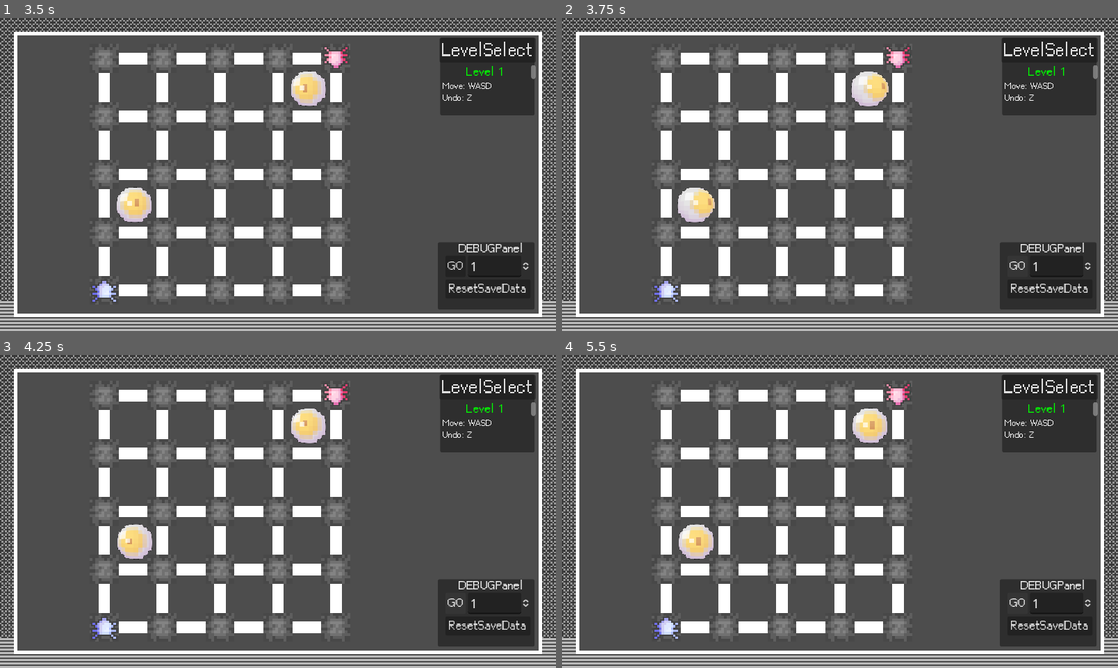
Above: before the commit, frames 1-4 (two rows, left to right).
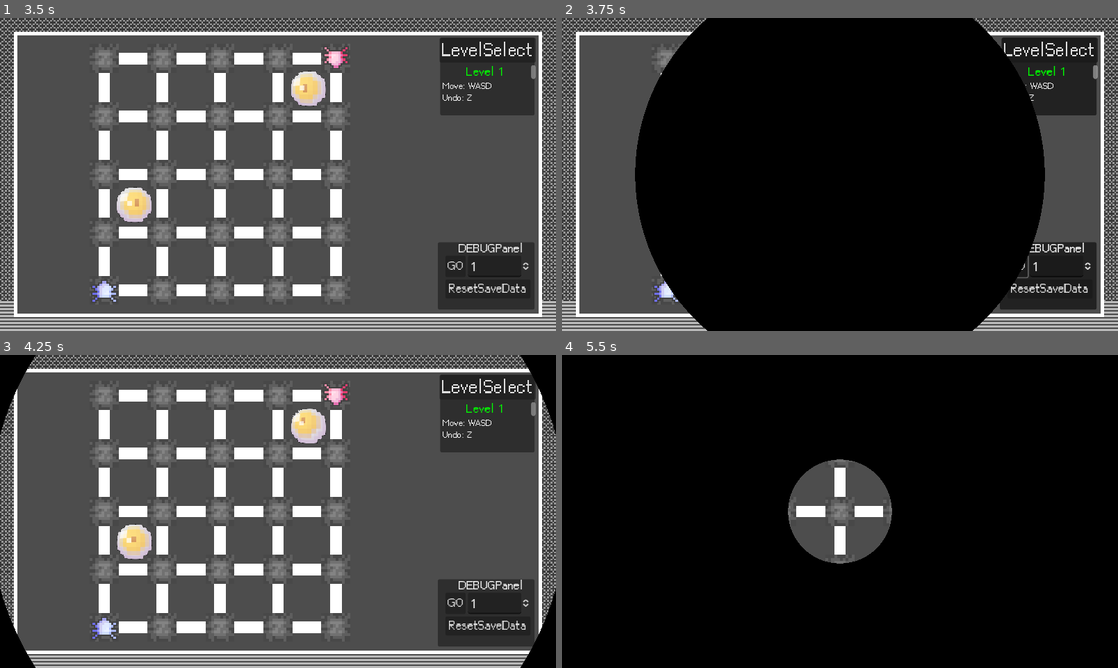
Above: after the commit, the same moments.

Repository: r8114wjbn9118/Hello-Godot-Game-Jam-1
Game: Godot game, scene res://scene/title.tscn
The game is run twice, just before and just after one commit, with the same random seed, the same clock (stepped at 60 frames per second) and the same inputs. The engine's default icon, where the game draws it, is replaced by a stand-in: a white triangle on a blue panel in a dark square. Sound files missing from this copy of the repository are replaced by a short silence.
Inputs (mouse positions are in pixels of both pictures, inside the frame that each line leads up to):
- Up to frame 1 (3.5 s): click (278, 55) at 0.5 s; tap Enter (ui_accept) at 1.25, 1.52, 2, 2.27 s; move the mouse to (400, 158) at 1.27 s; hold Right (ui_right) 1.28-2.03 s; hold Z (z) 1.28-2.03 s; move the mouse to (166, 190) at 2.02 s; hold Down (ui_down) 2.03-2.75 s; click (166, 190) at 2.1 s; tap Z (z) at 2.3 s; click "1" at 2.75 s
- Up to frame 2 (3.75 s): click "GO" at 3.5 s
- Up to frame 3 (4.25 s): no input
- Up to frame 4 (5.5 s): click "GO" at 4.25 s; click "GO" at 5 s

Frame 1 is identical in both runs. In frame 2, 66% of the frame differs, in the area x 13-87%, y 0-100%; in frame 3, 3.2%; in frame 4, 95%, in the area x 0-100%, y 0-100%.

Commit message:
add cutscene

Diff:
--- a/Map/Map.tscn
+++ b/Map/Map.tscn
@@ -13,6 +13,7 @@
 
 [node name="Map" type="Node2D"]
 script = ExtResource("1_anpjl")
+level = 1
 max_move_distance = 1000
 
 [node name="Tile" type="Node2D" parent="."]
@@ -66,4 +67,3 @@
 
 [node name="GameUI" parent="." instance=ExtResource("12_xxg6l")]
 unique_name_in_owner = true
-visible = false
--- a/Map/Script/Map.gd
+++ b/Map/Script/Map.gd
@@ -63,7 +63,7 @@
 var sub_worm_rotate:float
 
 func _ready():
-
+	GameManager.current_map = self if get_parent() == get_tree().root else get_parent()
 	update() ## WARNING 必須更新一次, 否則可能會出現問題
 
 	if Engine.is_editor_hint():
@@ -81,7 +81,6 @@
 	# 太大擋住畫面, 編輯時先關閉
 	ui.visible = not Engine.is_editor_hint()
 	#%Light.visible = not Engine.is_editor_hint()
-	#%fade.visible = not Engine.is_editor_hint()
 
 func _process(delta: float) -> void:
 	if Engine.is_editor_hint():
@@ -244,46 +243,15 @@
 	return true
 
 func _on_worm_move_finish():
-	print("Worm Move Finish")
 	if check_finish():
 		start_game_finish()
 
 ## NOTE 結束流程
  # _on_worm_move_finish() -> start_game_finish() -> game_finish() -> Cutscene -> GameManager.finish_level
 func start_game_finish():
-	print("Game Finish")
 	game_finish()
 
 func game_finish():
 	SoundManager.play_effect(SoundManager.EFFECT.SUCCES)
 	ui.EndAnimeEnd.connect(GameManager.finish_level.bind(level))
 	ui.EndAnimeStart()
-#
-
-
-#region 廢棄
-#func Build(): #size:Vector2i, points:Array[Vector2i]): #初始化
-	#var max_size:int
-	#var start_pos:Vector2i = Vector2i.ZERO
-	#
-	#var window_size:Vector2i = get_tree().root.size
-	#if window_size.x > window_size.y:
-		#max_size = window_size.y
-		#start_pos.x = floori((window_size.x - max_size) / 2)
-		#
-	#else:
-		#max_size = window_size.x
-		#start_pos.y = floori((window_size.y - max_size) / 2)
-		#
-	#var offset:Vector2i = (Vector2i.ONE * max_size) / (size + Vector2i.ONE)
-	#start_pos += offset
-#
-	#var spacing:Vector2i = (Vector2i(max_size, max_size) - offset) / size
-	#
-	#printt(window_size, max_size, start_pos, offset, spacing)
-	#
-	#edge_manager.Build(size, start_pos, offset, spacing)
-	#point_manager.Build(size, start_pos, offset, spacing)
-	#plane_manager.Build(size, start_pos, offset, spacing)
-	#eye_manager.Build()
-#endregion
--- a/Map/Script/WormManager.gd
+++ b/Map/Script/WormManager.gd
@@ -103,7 +103,6 @@
 		SoundManager.play_ohno()
 		return 0
 
-	printt(name, main_worm.game_pos, target_map_pos, check_edge_is_passable(main_worm.game_pos, target_map_pos))
 	if not target_map_pos in map_point_list:
 		return 0
 	if not check_edge_is_passable(main_worm.game_pos, target_map_pos):
--- /dev/null
+++ b/Map/Script/cutscene.gd
@@ -0,0 +1,35 @@
+extends CanvasLayer
+
+@onready var screen = $ColorRect
+
+var old_map
+var new_map
+
+func init(old, new) -> void:
+	printt(old, new)
+	old_map = old
+	new_map = new
+
+func _ready() -> void:
+	var tween = get_tree().create_tween()
+	tween.tween_method(move, 0.0, 1.7, 1)
+		#.set_trans(Tween.TRANS_EXPO).set_ease(Tween.EASE_OUT)
+	tween.tween_callback(queue_free)
+
+func move(t):
+	var min = max(0, t - 0.7)
+	var max = t
+
+	screen.material.set_shader_parameter("min_len", min)
+	screen.material.set_shader_parameter("max_len", max)
+
+	if t >= 0.5:
+		if old_map:
+			printt(old_map)
+			old_map.visible = false
+			old_map.queue_free()
+			old_map = null
+		if new_map:
+			print(new_map)
+			new_map.visible = true
+			new_map = null
--- a/Map/Shader/cutscene.gdshader
+++ b/Map/Shader/cutscene.gdshader
@@ -1,8 +1,9 @@
 shader_type canvas_item;
-uniform float len:hint_range(0.0, 0.5) = 0.5;
+uniform float min_len:hint_range(0.5, 0.5) = 0.6;
+uniform float max_len:hint_range(0.5, 0.5) = 0.7;
 
 void fragment() {
-	if (length(UV-vec2(0.5, 0.5)) > len){
+	if (!(length(UV-vec2(0.5, 0.5)) > min_len && length(UV-vec2(0.5, 0.5)) < max_len)){
 		discard;
 	}
 }
--- a/Map/Worm/body/worm_body.gd
+++ b/Map/Worm/body/worm_body.gd
@@ -69,7 +69,6 @@
 func init_pos():
 	game_pos = point_manager.get_tile_game_pos(global_position)
 	global_position = point_manager.get_tile_position(game_pos)
-	printt(name + " Pos", game_pos, global_position)
 
 # 編輯地圖時隱藏身體
 func _ready() -> void:
@@ -124,7 +123,6 @@
 	_undoRedo.add_do_method(_move)
 	_undoRedo.add_do_method(_bodyLine.Do)
 
-	#print_tree_pretty()
 	_undoRedo.add_undo_method(_unmove.bind(_pathLine.points, _bodyLine.points))
 	_undoRedo.add_undo_method(_bodyLine.Undo)
 	_undoRedo.commit_action()
--- a/Map/cutscene.tscn
+++ b/Map/cutscene.tscn
@@ -1,148 +1,23 @@
-[gd_scene load_steps=6 format=3 uid="uid://blch05uim8pht"]
+[gd_scene load_steps=4 format=3 uid="uid://blch05uim8pht"]
 
 [ext_resource type="Shader" path="res://Map/Shader/cutscene.gdshader" id="1_2gr1a"]
+[ext_resource type="Script" path="res://Map/Script/cutscene.gd" id="1_qnt66"]
 
-[sub_resource type="ShaderMaterial" id="ShaderMaterial_85g88"]
+[sub_resource type="ShaderMaterial" id="ShaderMaterial_ckxhq"]
 shader = ExtResource("1_2gr1a")
-
-[sub_resource type="Animation" id="Animation_71frn"]
-resource_name = "fade"
-step = 0.3
-tracks/0/type = "value"
-tracks/0/imported = false
-tracks/0/enabled = true
-tracks/0/path = NodePath("1:size")
-tracks/0/interp = 1
-tracks/0/loop_wrap = true
-tracks/0/keys = {
-"times": PackedFloat32Array(0, 0.666667, 1),
-"transitions": PackedFloat32Array(1, 1, 1),
-"update": 0,
-"values": [Vector2(0, 0), Vector2(960, 540), Vector2(960, 540)]
-}
-tracks/1/type = "value"
-tracks/1/imported = false
-tracks/1/enabled = true
-tracks/1/path = NodePath("1:position")
-tracks/1/interp = 1
-tracks/1/loop_wrap = true
-tracks/1/keys = {
-"times": PackedFloat32Array(0, 0.666667, 1),
-"transitions": PackedFloat32Array(1, 1, 1),
-"update": 0,
-"values": [Vector2(480, 270), Vector2(0, 0), Vector2(0, 0)]
-}
-tracks/2/type = "value"
-tracks/2/imported = false
-tracks/2/enabled = true
-tracks/2/path = NodePath("2:size")
-tracks/2/interp = 1
-tracks/2/loop_wrap = true
-tracks/2/keys = {
-"times": PackedFloat32Array(0, 0.333333, 1),
-"transitions": PackedFloat32Array(1, 1, 1),
-"update": 0,
-"values": [Vector2(0, 0), Vector2(0, 0), Vector2(960, 540)]
-}
-tracks/3/type = "value"
-tracks/3/imported = false
-tracks/3/enabled = true
-tracks/3/path = NodePath("2:position")
-tracks/3/interp = 1
-tracks/3/loop_wrap = true
-tracks/3/keys = {
-"times": PackedFloat32Array(0, 0.333333, 1),
-"transitions": PackedFloat32Array(1, 1, 1),
-"update": 0,
-"values": [Vector2(480, 270), Vector2(480, 270), Vector2(0, 0)]
-}
-
-[sub_resource type="Animation" id="Animation_4exjm"]
-length = 0.001
-tracks/0/type = "value"
-tracks/0/imported = false
-tracks/0/enabled = true
-tracks/0/path = NodePath("1:size")
-tracks/0/interp = 1
-tracks/0/loop_wrap = true
-tracks/0/keys = {
-"times": PackedFloat32Array(0),
-"transitions": PackedFloat32Array(1),
-"update": 0,
-"values": [Vector2(0, 0)]
-}
-tracks/1/type = "value"
-tracks/1/imported = false
-tracks/1/enabled = true
-tracks/1/path = NodePath("1:position")
-tracks/1/interp = 1
-tracks/1/loop_wrap = true
-tracks/1/keys = {
-"times": PackedFloat32Array(0),
-"transitions": PackedFloat32Array(1),
-"update": 0,
-"values": [Vector2(480, 270)]
-}
-tracks/2/type = "value"
-tracks/2/imported = false
-tracks/2/enabled = true
-tracks/2/path = NodePath("2:size")
-tracks/2/interp = 1
-tracks/2/loop_wrap = true
-tracks/2/keys = {
-"times": PackedFloat32Array(0),
-"transitions": PackedFloat32Array(1),
-"update": 0,
-"values": [Vector2(0, 0)]
-}
-tracks/3/type = "value"
-tracks/3/imported = false
-tracks/3/enabled = true
-tracks/3/path = NodePath("2:position")
-tracks/3/interp = 1
-tracks/3/loop_wrap = true
-tracks/3/keys = {
-"times": PackedFloat32Array(0),
-"transitions": PackedFloat32Array(1),
-"update": 0,
-"values": [Vector2(480, 270)]
-}
-
-[sub_resource type="AnimationLibrary" id="AnimationLibrary_yqlog"]
-_data = {
-"RESET": SubResource("Animation_4exjm"),
-"fade": SubResource("Animation_71frn")
-}
+shader_parameter/min_len = 0.0
+shader_parameter/max_len = 1.0
 
 [node name="fade" type="CanvasLayer"]
+script = ExtResource("1_qnt66")
 
-[node name="1" type="ColorRect" parent="."]
-material = SubResource("ShaderMaterial_85g88")
+[node name="ColorRect" type="ColorRect" parent="."]
+material = SubResource("ShaderMaterial_ckxhq")
 anchors_preset = 15
 anchor_right = 1.0
 anchor_bottom = 1.0
-offset_left = 480.0
-offset_top = 270.0
-offset_right = -480.0
-offset_bottom = -270.0
+offset_top = -210.0
+offset_bottom = 210.0
 grow_horizontal = 2
 grow_vertical = 2
-pivot_offset = Vector2(480, 270)
 color = Color(0, 0, 0, 1)
-
-[node name="2" type="ColorRect" parent="."]
-anchors_preset = 15
-anchor_right = 1.0
-anchor_bottom = 1.0
-offset_left = 480.0
-offset_top = 270.0
-offset_right = -480.0
-offset_bottom = -270.0
-grow_horizontal = 2
-grow_vertical = 2
-
-[node name="AnimationPlayer" type="AnimationPlayer" parent="."]
-libraries = {
-"": SubResource("AnimationLibrary_yqlog")
-}
-autoplay = "fade"
--- a/script/GameManager.gd
+++ b/script/GameManager.gd
@@ -1,6 +1,6 @@
 extends Node
 
-
+var current_map
 
 func _ready() -> void:
 	_load_save_data()
@@ -23,13 +23,26 @@
 
 func goto_level(target:int):
 	if target >= LEVEL.size():
-		prints("GOTO LEVEL:", target)
 		printerr('GameManager.goto_level({0}): 無效目標'.format([target]))
 		return
 
 	var path = LEVEL[target]
 	if path:
-		get_tree().change_scene_to_file(path)
+
+		if current_map:
+			var cutscene = await load("res://Map/cutscene.tscn").instantiate()
+			var map = load(path).instantiate()
+			cutscene.init(current_map, map)
+			map.visible = false
+
+
+			get_tree().root.add_child(map)
+			get_tree().root.add_child(cutscene)
+			printt("GOTO LEVEL:", target, map.name, map, current_map.name, current_map)
+
+		else:
+			get_tree().change_scene_to_file(path)
+
 	else:
 		printerr('GameManager.goto_level({0}): 無效目標'.format([target]))
 
